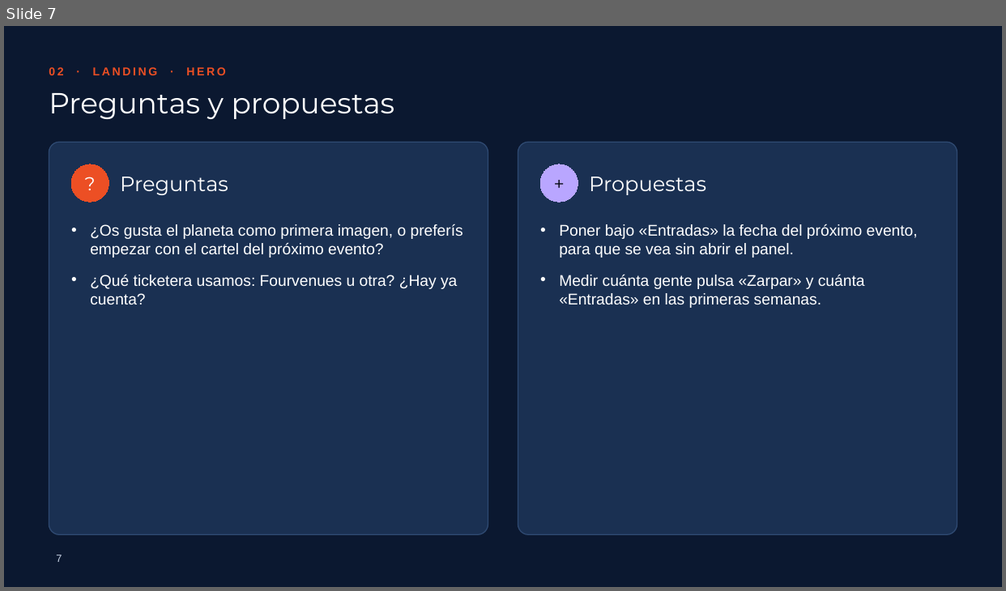
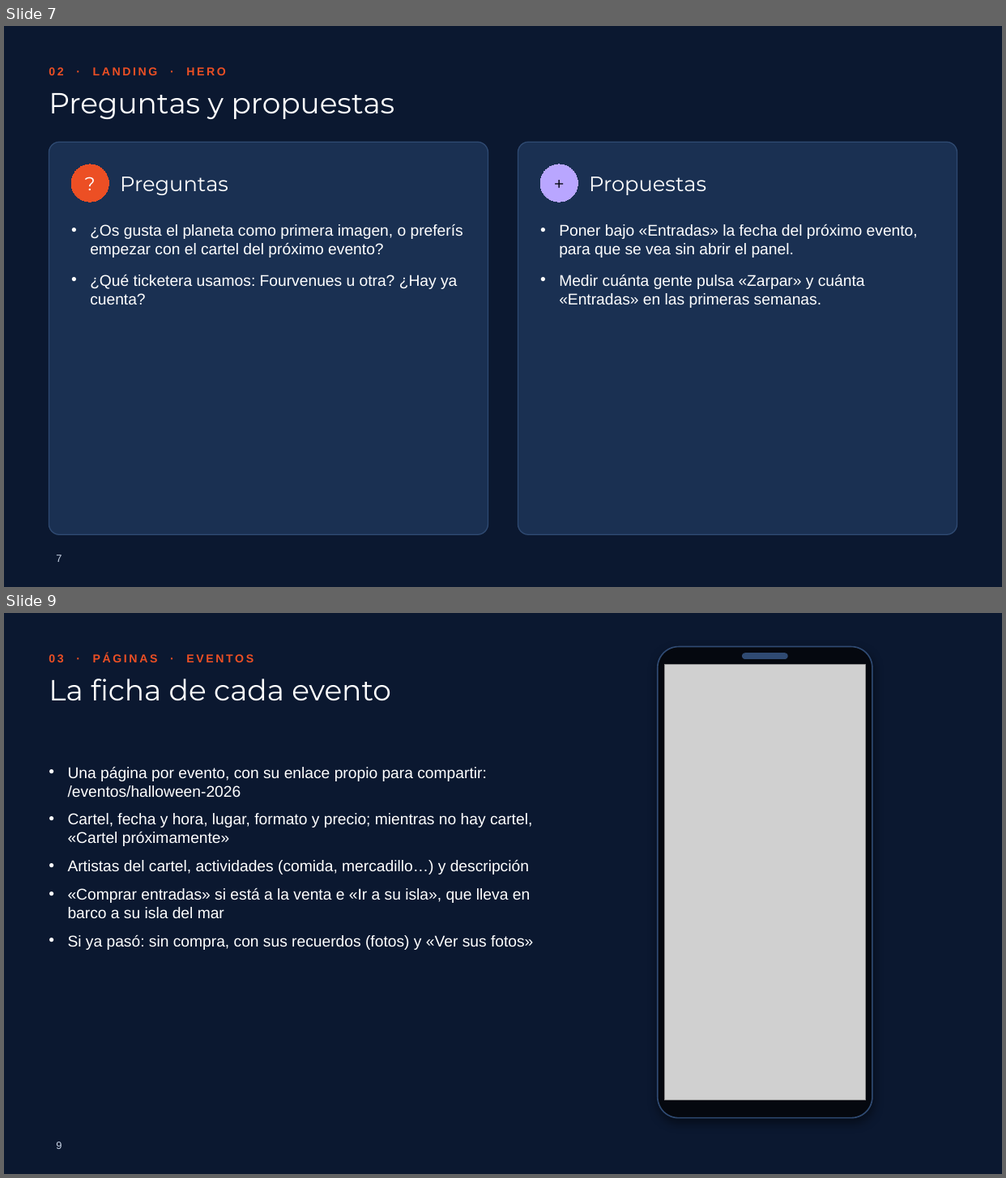
Before and after one commit to picodepato/boia-planet-web, a slide deck: docs/presentacion/boia-planet.pptx. Shown one above the other, each under a label of ours: slide 7 before the commit, slides 7 and 9 after it; the slides between them are not shown. The pictures are 1006x591 and 1006x1178 pixels, drawn with LibreOffice and Linux fonts; fonts in the diff are those of the drawing; grey boxes stand for pictures; background and template pictures are left out. Boxes give left, top, right and bottom in pixels: in the first picture for what was removed or moved away, otherwise in the second. Text is boxed around its words. In the diff, an @@ line names an element or a change of style, - is before the commit and + after.

```diff
--- a/docs/presentacion/boia-planet.pptx
+++ b/docs/presentacion/boia-planet.pptx
@@ slide 9 added at [4,613,1002,1174], background #0B1830 @@
@@ text added at [49,653,253,662], 11 pt, text #EC4F24, bold @@
+03 · PÁGINAS · EVENTOS
@@ rounded rectangle added at [658,647,872,1118], fill #05080F, outline #2F4A72 1.25 pt @@
@@ rounded rectangle added at [743,653,788,658], fill #2F4A72, outline #2F4A72 1 pt @@
@@ title added at [49,679,391,701], 28 pt, text #FFFFFF @@
+La ficha de cada evento
@@ picture added at [664,665,866,1101] @@
@@ text added at [68,767,533,950], 15 pt, text #FFFFFF @@
+• Una página por evento, con su enlace propio para compartir: /eventos/halloween-2026
+• Cartel, fecha y hora, lugar, formato y precio; mientras no hay cartel, «Cartel próximamente»
+• Artistas del cartel, actividades (comida, mercadillo…) y descripción
+• «Comprar entradas» si está a la venta e «Ir a su isla», que lleva en barco a su isla del mar
+• Si ya pasó: sin compra, con sus recuerdos (fotos) y «Ver sus fotos»
@@ page number added at [56,1142,62,1149], 10 pt, text #C9D4E6 @@
+9
```
Also in this commit, not shown: 1 slide changed, 7 other slides added, 1 slide removed, 14 other files.
